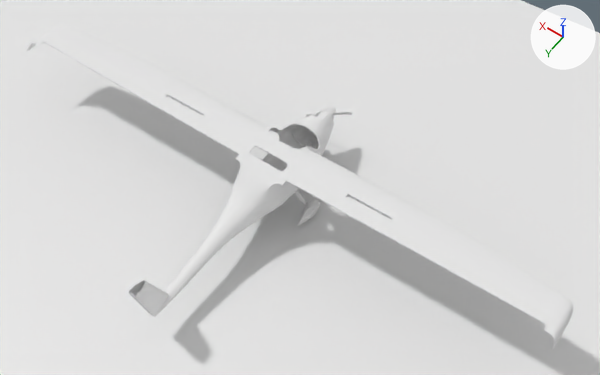
The Blender file model/pipistrel-virus.blend, before and after one commit.
Both versions are drawn from a camera (50 mm lens) standing at (-6.53, 7.16, 13.04) and looking at (-0.69, -1.02, 0.19). The lights are fixed; the arrows at upper right show +X, +Y and +Z.

Names of what the first picture shows: 'Plane.001', 'fuselage', 'wings'.
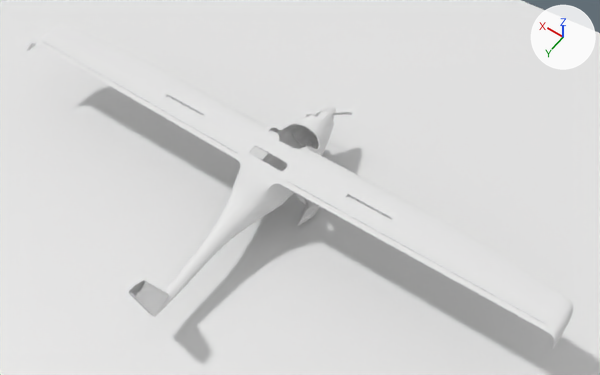
Commit message: added flaperons

Pixel boxes [x1, y1, x2, y2] of what changed, in the pictures (600 x 375 px):
```json
{"object": "right flaperon", "change": "added", "after": [282, 181, 547, 330]}
{"object": "left flaperon", "change": "added", "after": [40, 42, 238, 158]}
```

Edits to the scene script, one JSON object a line:
```json
{"op": "add", "block": "me_flaperon", "code": ["me_flaperon = bpy.data.meshes.new('flaperon')", "me_flaperon.from_pydata(...)  # 26 vertices, 24 faces; spans x -0.03..5.35, y -0.01..0.11, z -0.02..0.09", "me_flaperon.polygons.foreach_set('use_smooth', [True] * 24)", "me_flaperon.materials.append(mat_body)  # white #e7e7e7"]}
{"op": "add", "block": "ob_left_flaperon", "code": ["ob_left_flaperon = bpy.data.objects.new('left flaperon', me_flaperon)", "ob_left_flaperon.location = (0.6, -0.72, 0.61)", "_m = ob_left_flaperon.modifiers.new('EdgeSplit', 'EDGE_SPLIT')", "_m.split_angle = 0.417", "_m.use_edge_angle = False"]}
{"op": "add", "block": "ob_right_flaperon", "code": ["ob_right_flaperon = bpy.data.objects.new('right flaperon', me_flaperon)", "ob_right_flaperon.location = (-0.6, -0.72, 0.61)", "ob_right_flaperon.scale = (-1.0, 1.0, 1.0)", "_m = ob_right_flaperon.modifiers.new('EdgeSplit', 'EDGE_SPLIT')", "_m.split_angle = 0.417", "_m.use_edge_angle = False"]}
```
